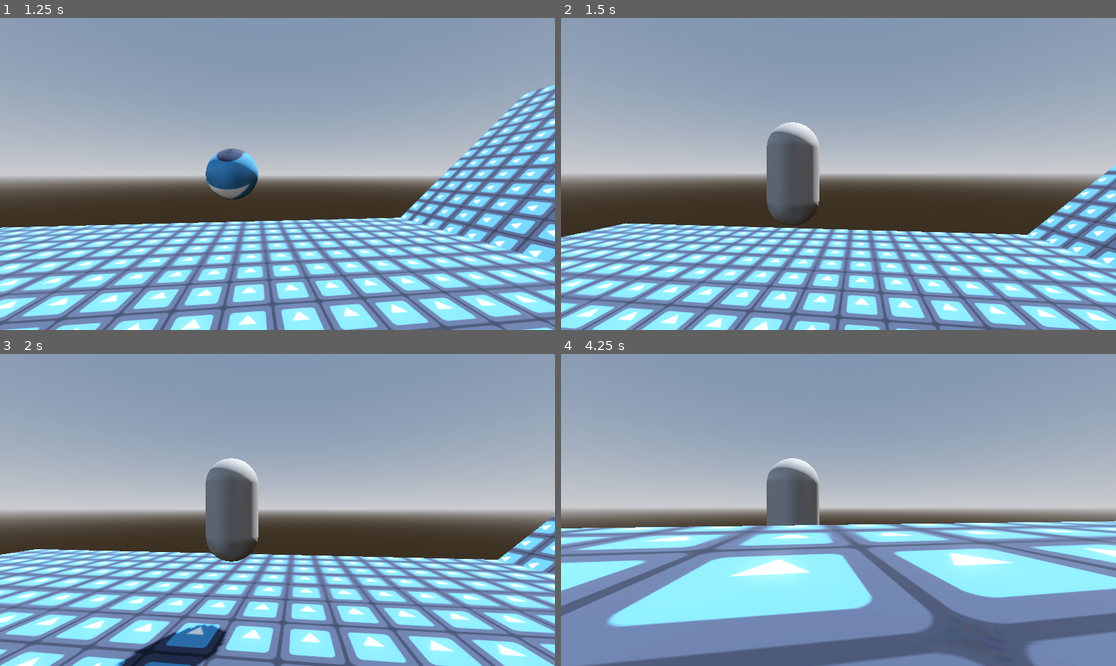
Above: before the commit, frames 1-4 (two rows, left to right).
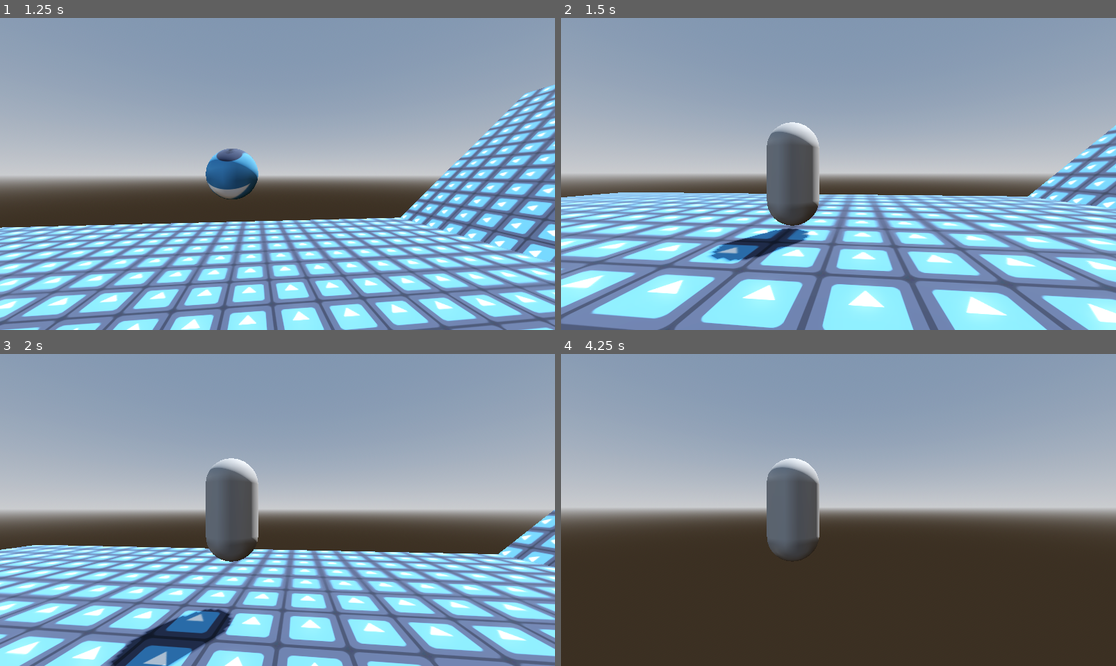
Above: after the commit, the same moments.

Repository: pochoco24/armadillos_with_guns
Game: Godot game, scene res://main.tscn
The game is run twice, just before and just after one commit, with the same random seed, the same clock (stepped at 60 frames per second) and the same inputs. The engine's default icon, where the game draws it, is replaced by a stand-in: a white triangle on a blue panel in a dark square.
Inputs (mouse positions are in pixels of both pictures, inside the frame that each line leads up to):
- Up to frame 1 (1.25 s): move the mouse to (305, 174) at 0.52 s; hold W (up) from 0.53 s (still down); hold Shift (ball_mode) from 0.53 s (still down); tap Space (jump) at 0.77, 0.8, 1.07 s
- Up to frame 2 (1.5 s): keep holding W (up); move the mouse to (810, 174) at 1.27 s; release Shift (ball_mode) at 1.28 s; tap Space (jump) at 1.35 s
- Up to frame 3 (2 s): keep holding W (up); tap Space (jump) at 1.52, 1.82 s; tap Shift (ball_mode) at 1.55 s
- Up to frame 4 (4.25 s): keep holding W (up); move the mouse to (849, 503) at 2.02 s; hold Shift (ball_mode) 2.03-2.78 s; tap Space (jump) at 2.3, 3.02, 3.32 s; move the mouse to (832, 516) at 2.77 s; tap Shift (ball_mode) at 2.85 s; move the mouse to (877, 513) at 3.52 s; hold Space (jump) from 3.53 s (still down)

Frame 1 is identical in both runs. In frame 2, 35% of the frame differs, in the area x 0-100%, y 34-100%; in frame 3, 29%; in frame 4, 45%.

Commit message:
fixed ball coyote and jump buffer

Diff:
--- a/player/states/ball.gd
+++ b/player/states/ball.gd
@@ -4,7 +4,8 @@
 @export var acceleration: float
 @export var jump_speed: float
 
-var was_on_floor = false
+enum Substate {ROLLING, JUMPING, FALLING}
+var substate = Substate.ROLLING: set = set_substate
 
 
 func enter():
@@ -41,14 +42,32 @@
 
 func input_update(event: InputEvent):
 	if event.is_action_released("ball_mode"):
-		if Input.get_vector("down", "up", "right", "left") != Vector2.ZERO:
-			change_state("Run")
+		if ball.on_floor:
+			if Input.get_vector("down", "up", "right", "left") != Vector2.ZERO:
+				change_state("Run")
+			else:
+				change_state("Idle")
 		else:
-			change_state("Idle")
+			change_state("Falling")
+
+
+func set_substate(new_substate: Substate):
+	if new_substate == substate:
+		return
+
+	if new_substate == Substate.JUMPING:
+		ball.apply_impulse(Vector3.UP * jump_speed)
+		player.jump_buffer.stop()
+		player.coyote_time.stop()
+	elif new_substate == Substate.ROLLING:
+		if not player.jump_buffer.is_stopped():
+			player.jump_buffer.stop()
+			set_substate(Substate.JUMPING)
+
+	substate = new_substate
 
 
 func physics_update(delta):
-
 	var input_dir = Input.get_vector("left", "right", "up", "down")
 
 	# Rotate with camera
@@ -58,24 +77,44 @@
 
 	ball.apply_torque(Vector3.UP.cross(input_dir_3d) * acceleration)
 
-	# Start Coyote Time
-	if ball.on_floor != was_on_floor:
-		if not ball.on_floor:
+	if substate == Substate.ROLLING:
+		if ball.on_floor:
+			if Input.is_action_just_pressed("jump"):
+				set_substate(Substate.JUMPING)
+		else:
 			player.coyote_time.start()
-		was_on_floor = ball.on_floor
+			set_substate(Substate.FALLING)
 
-	# Jump with Jump Buffer
-	if ball.on_floor and not player.jump_buffer.is_stopped():
-		ball.apply_impulse(Vector3.UP * jump_speed) # Jump
-		player.jump_buffer.stop()
-	# Jump on floor or Coyote Time
-	elif Input.is_action_just_pressed("jump"):
-		if ball.on_floor or not player.coyote_time.is_stopped():
-			ball.apply_impulse(Vector3.UP * jump_speed) # Jump
-			player.jump_buffer.stop()
-		else:
-			player.jump_buffer.start()
+	elif substate == Substate.JUMPING:
+		if ball.linear_velocity.y < 0.0:
+			set_substate(Substate.FALLING)
+
+	elif substate == Substate.FALLING:
+		if ball.on_floor:
+			set_substate(Substate.ROLLING)
+		elif Input.is_action_just_pressed("jump"):
+			if not player.coyote_time.is_stopped():
+				set_substate(Substate.JUMPING)
+			else:
+				player.jump_buffer.start()
+
+	## Start Coyote Time
+	#if ball.on_floor != was_on_floor:
+		#if not ball.on_floor:
+			#player.coyote_time.start()
+		#was_on_floor = ball.on_floor
+	#
+	## Jump with Jump Buffer
+	#if ball.on_floor and not player.jump_buffer.is_stopped():
+		#ball.apply_impulse(Vector3.UP * jump_speed) # Jump
+		#player.jump_buffer.stop()
+	## Jump on floor or Coyote Time
+	#elif Input.is_action_just_pressed("jump"):
+		#if ball.on_floor or not player.coyote_time.is_stopped():
+			#ball.apply_impulse(Vector3.UP * jump_speed) # Jump
+			#player.jump_buffer.stop()
+		#else:
+			#player.jump_buffer.start()
 
 	player.position = ball.position
-
 	player.cam_pivot.position = ball.position
--- a/player/states/falling.gd
+++ b/player/states/falling.gd
@@ -7,6 +7,8 @@
 			change_state("Jumping")
 		else:
 			player.jump_buffer.start()
+	else:
+		super(event)
 
 
 func physics_update(delta: float):
--- a/player/states/jumping.gd
+++ b/player/states/jumping.gd
@@ -5,6 +5,7 @@
 
 func enter():
 	player.velocity.y = jump_speed
+	player.jump_buffer.stop()
 	player.coyote_time.stop()
 
 
@@ -26,7 +27,7 @@
 
 	player.move_and_slide()
 
-	if player.velocity.y <= 0.0:
+	if player.velocity.y < 0.0:
 		change_state("Falling")
 
 	super(delta)
